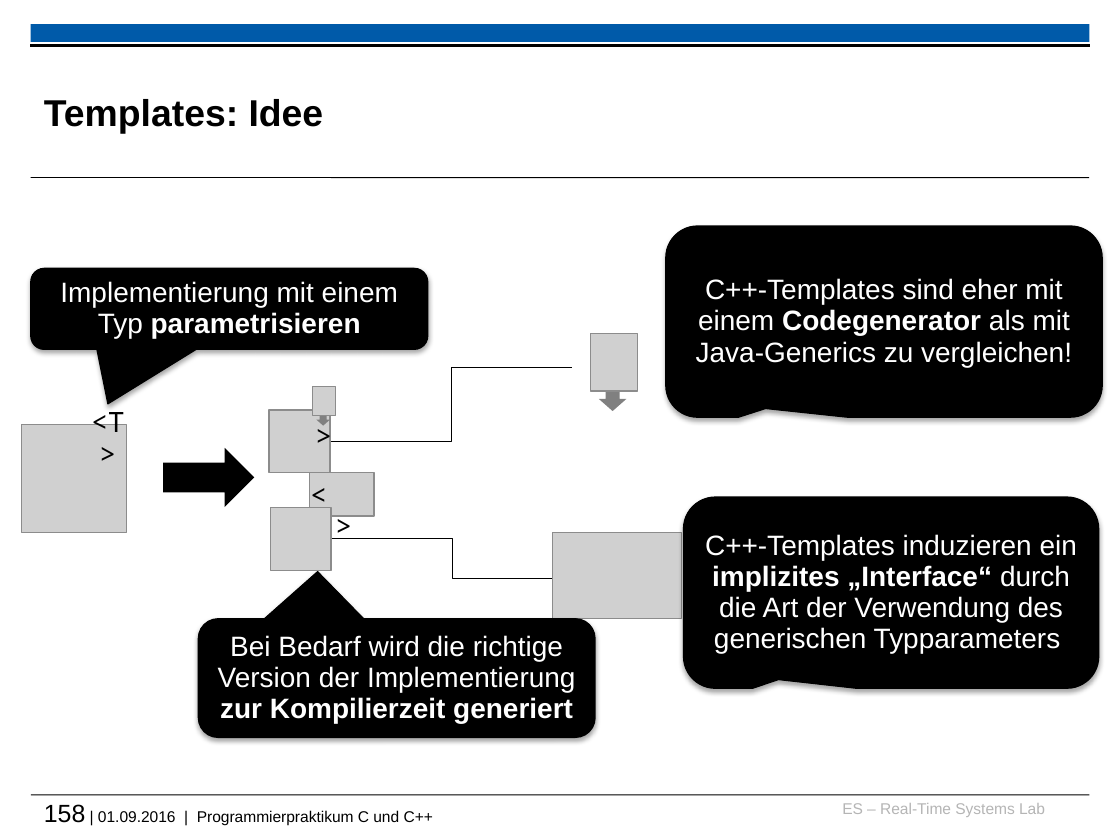
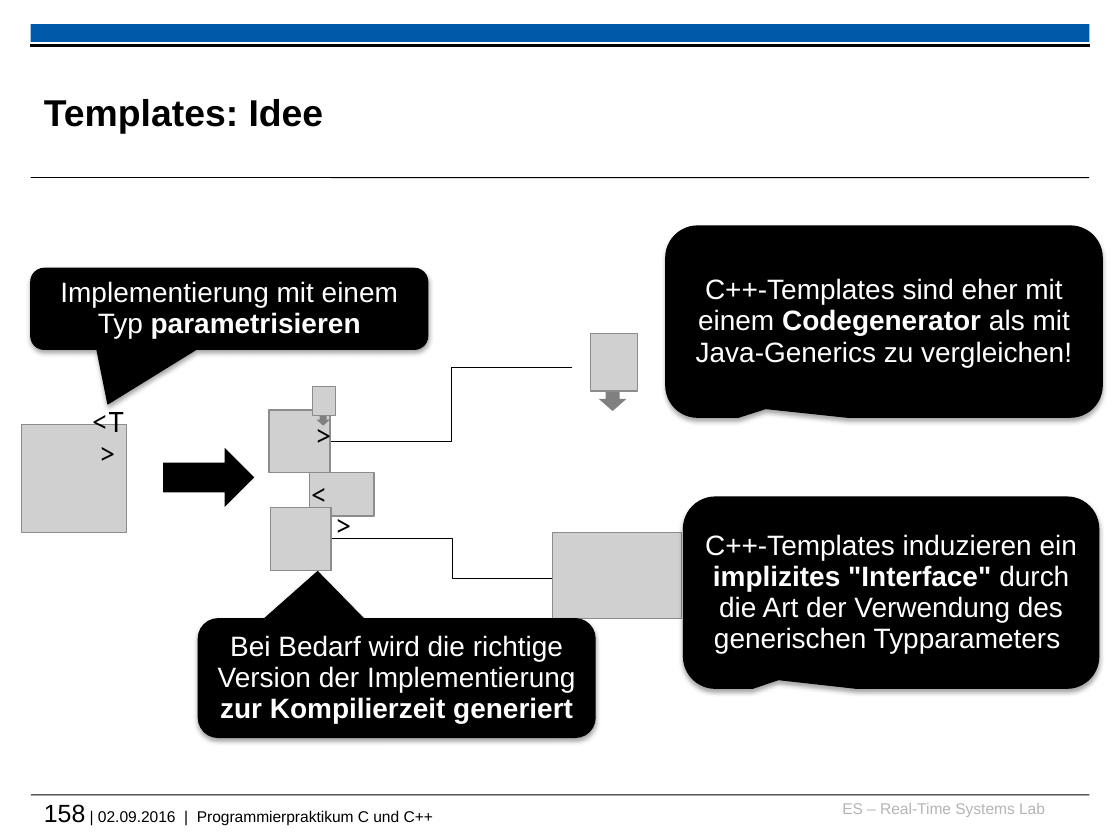
Before and after one commit to h82k/tud-cppp, a slide deck: slide 158 of cppp_lecture.pptx. Drawn at 1120x840 pixels with LibreOffice and Linux fonts; fonts in the diff are those of the drawing; grey boxes stand for pictures; background and template pictures are left out. Boxes give left, top, right and bottom in pixels: in the first picture for what was removed or moved away, otherwise in the second. Text is boxed around its words. In the diff, an @@ line names an element or a change of style, - is before the commit and + after.

```diff
--- a/cppp_lecture.pptx
+++ b/cppp_lecture.pptx
@@ text in rounded speech box at box(705, 534, 1077, 654): text changed @@
-C++-Templates induzieren ein implizites „Interface“ durch die Art der Verwendung des generischen Typparameters
+C++-Templates induzieren ein implizites "Interface" durch die Art der Verwendung des generischen Typparameters
@@ text at box(44, 804, 433, 825): text changed @@
-158 | 01.09.2016 | Programmierpraktikum C und C++
+158 | 02.09.2016 | Programmierpraktikum C und C++
```
Also in this commit, not shown: 68 other slides changed, 2 slides added, 2 other files.
